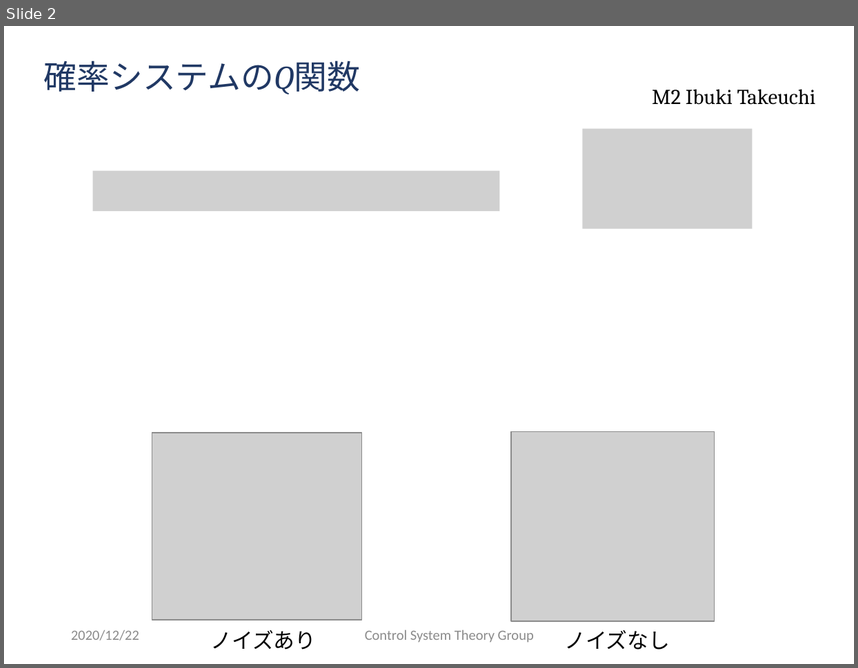
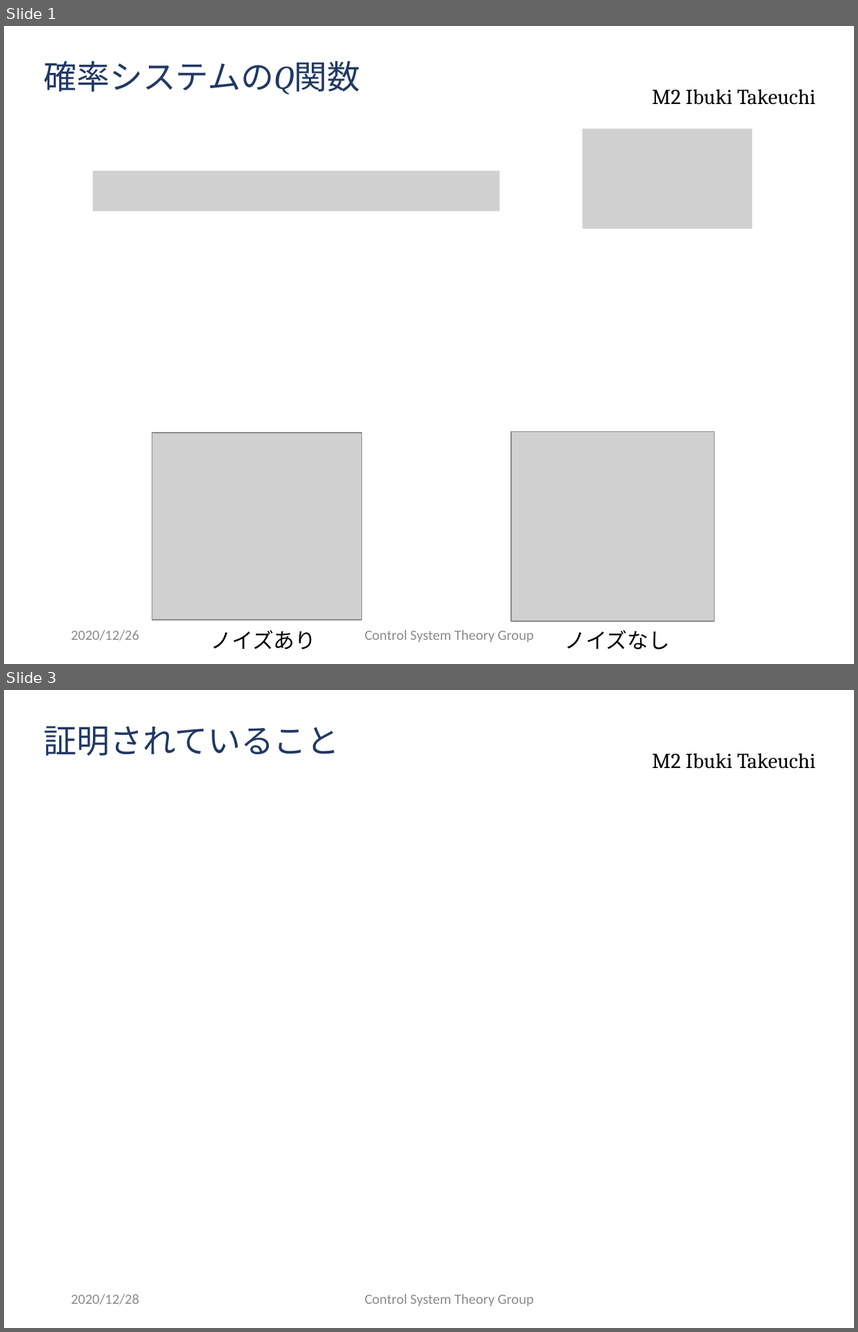
Before and after one commit to ibuki1024/weekly_report, a slide deck: report.pptx. Shown one above the other, each under a label of ours: slide 2 before the commit, slides 1 and 3 after it; the slides between them are not shown. The pictures are 858x668 and 858x1332 pixels, drawn with LibreOffice and Linux fonts; fonts in the diff are those of the drawing; grey boxes stand for pictures; background and template pictures are left out. Boxes give left, top, right and bottom in pixels: in the first picture for what was removed or moved away, otherwise in the second. Text is boxed around its words. In the diff, an @@ line names an element or a change of style, - is before the commit and + after.

```diff
--- a/report.pptx
+++ b/report.pptx
@@ slide 3 added at box(4, 690, 854, 1328), background #FFFFFF; not listed: 1 template element that a slide beside it also shows @@
@@ title added at box(44, 726, 340, 756), 28 pt, text #203864 @@
+証明されていること
@@ text added at box(71, 1294, 139, 1304), 12 pt, text #8C8C8C @@
+2020/12/28
@@ text added at box(365, 1294, 534, 1305), 12 pt, text #8C8C8C @@
+Control System Theory Group
@@ what was slide 2 is now slide 1 @@
@@ slide 1 changed as well @@
@@ text at box(71, 630, 139, 640): text changed @@
-2020/12/22
+2020/12/26
```
Also in this commit, not shown: 3 other slides changed, 1 other slide added, 1 slide removed.
